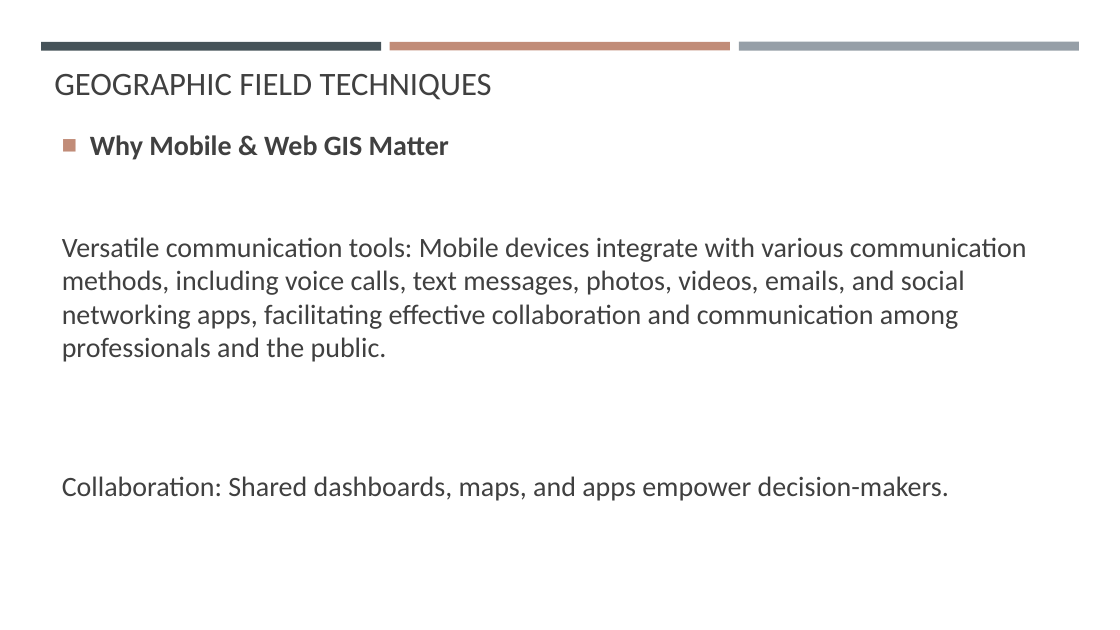
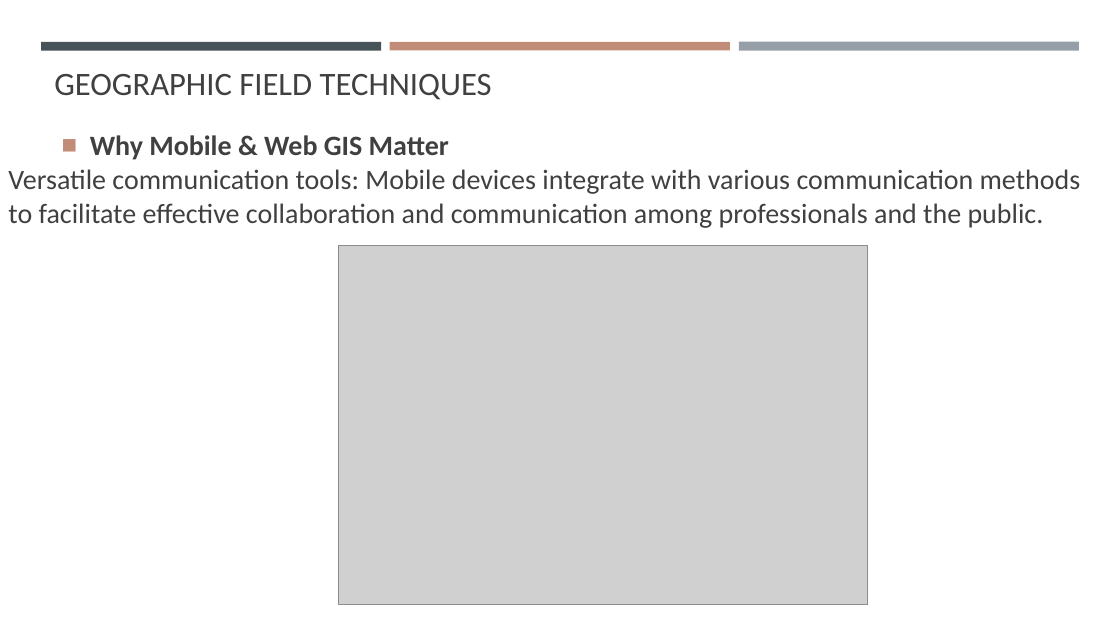
Before and after one commit to gisynw/Field_Techniques, a slide deck: slide 5 of docs/Lectures/Week02/Week02_Intro_To_Field_Technologies.pptx. Drawn at 1120x630 pixels with LibreOffice and Linux fonts; fonts in the diff are those of the drawing; grey boxes stand for pictures. Boxes give left, top, right and bottom in pixels: in the first picture for what was removed or moved away, otherwise in the second. Text is boxed around its words. In the diff, an @@ line names an element or a change of style, - is before the commit and + after.

```diff
--- a/docs/Lectures/Week02/Week02_Intro_To_Field_Technologies.pptx
+++ b/docs/Lectures/Week02/Week02_Intro_To_Field_Technologies.pptx
@@ text at (8, 169, 1081, 228): text changed @@
-Versatile communication tools: Mobile devices integrate with various communication methods, including voice calls, text messages, photos, videos, emails, and social networking apps, facilitating effective collaboration and communication among professionals and the public.
-Collaboration: Shared dashboards, maps, and apps empower decision-makers.
+Versatile communication tools: Mobile devices integrate with various communication methods to facilitate effective collaboration and communication among professionals and the public.
@@ picture added at (339, 245, 868, 605) @@
```
Also in this commit, not shown: 11 other slides changed, 6 slides added, 3 slides removed.
